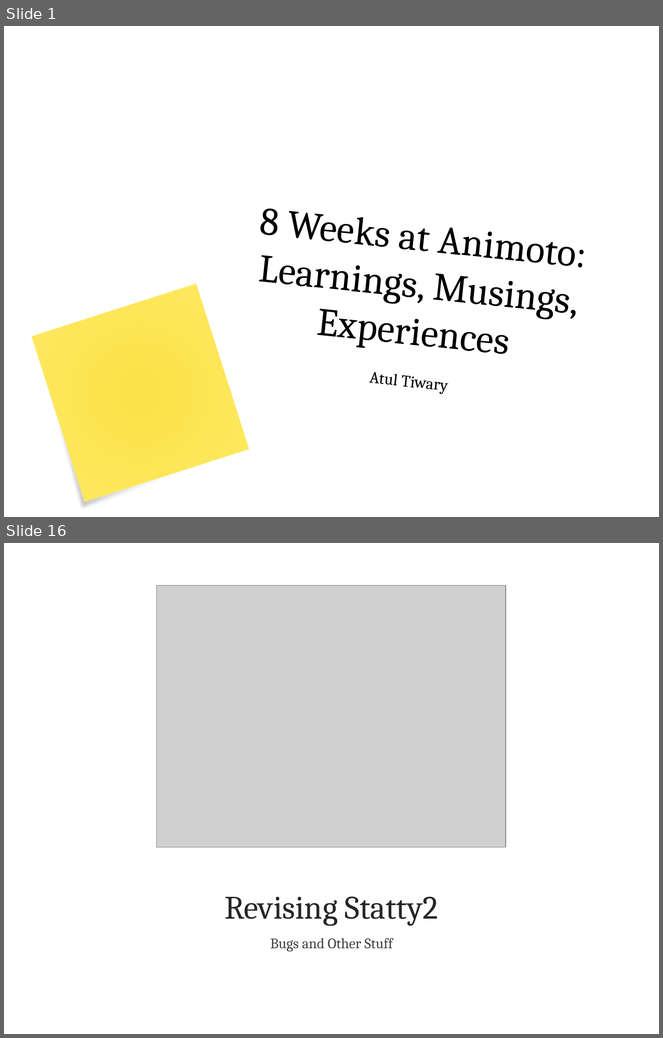
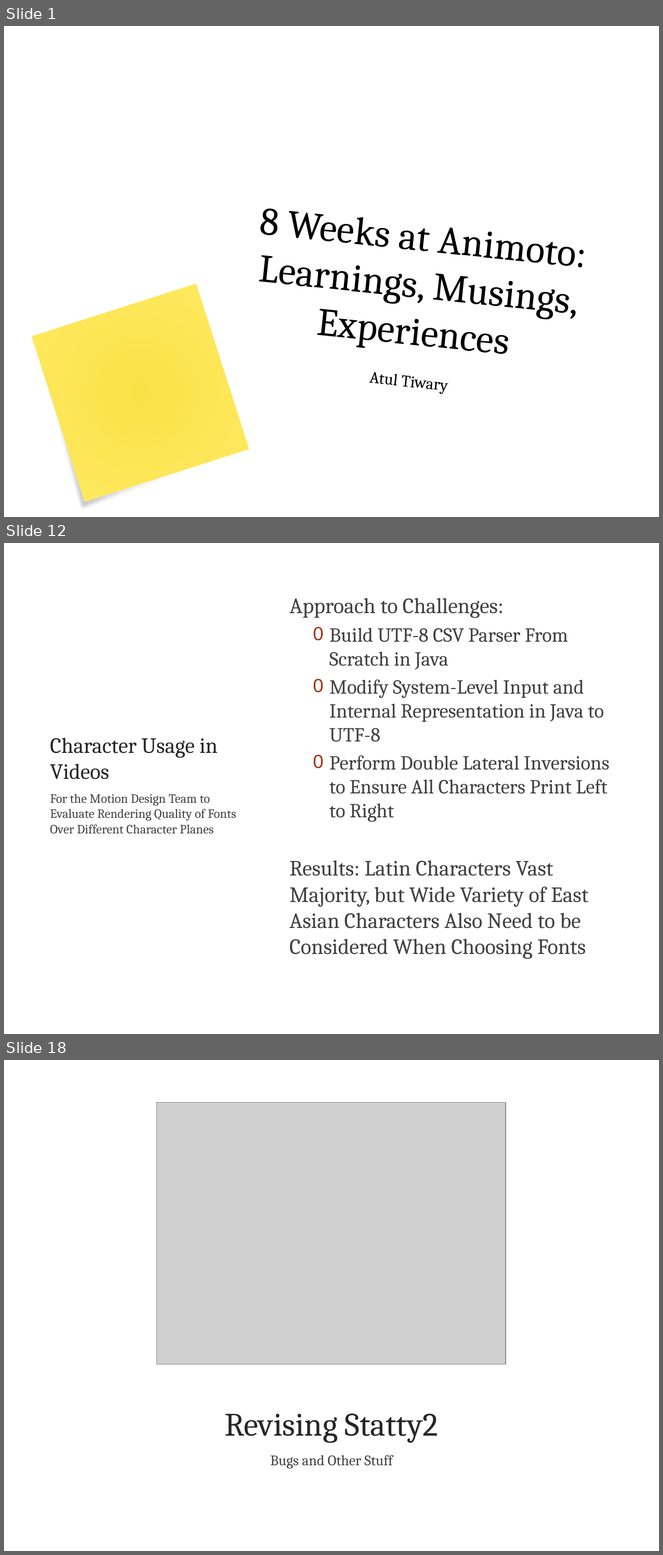
Before and after one commit to atultiwary/TechTalk, a slide deck: TechTalk.pptx. Shown one above the other, each under a label of ours: slides 1 and 16 before the commit, slides 1, 12 and 18 after it; the slides between them are not shown. The pictures are 663x1038 and 663x1555 pixels, drawn with LibreOffice and Linux fonts; fonts in the diff are those of the drawing; grey boxes stand for pictures; background and template pictures are left out. Boxes give left, top, right and bottom in pixels: in the first picture for what was removed or moved away, otherwise in the second. Text is boxed around its words. In the diff, an @@ line names an element or a change of style, - is before the commit and + after.

```diff
--- a/TechTalk.pptx
+++ b/TechTalk.pptx
@@ slide 12 added at (4,543,659,1034), background picture (left out) @@
@@ text added at (289,598,610,959), 22 pt, text #404040 @@
+Approach to Challenges:
+  0 Build UTF-8 CSV Parser From Scratch in Java
+  0 Modify System-Level Input and Internal Representation in Java to UTF-8
+  0 Perform Double Lateral Inversions to Ensure All Characters Print Left to Right
+Results: Latin Characters Vast Majority, but Wide Variety of East Asian Characters Also Need to be Considered When Choosing Fonts
@@ title added at (50,738,218,780), 24 pt, text #262626 @@
+Character Usage in Videos
@@ text added at (50,794,236,834), 14 pt, text #404040 @@
+For the Motion Design Team to Evaluate Rendering Quality of Fonts Over Different Character Planes
@@ what was slide 16 is now slide 18 @@
```
Also in this commit, not shown: 15 slides changed, 2 other slides added, 2 slides removed.
